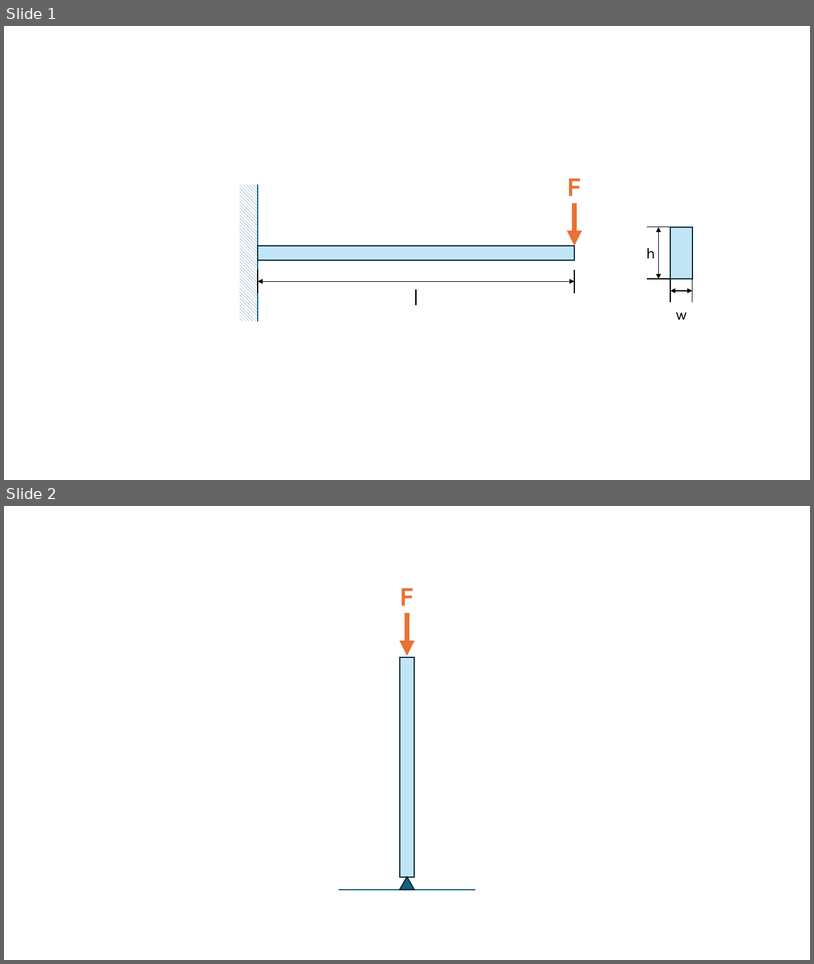
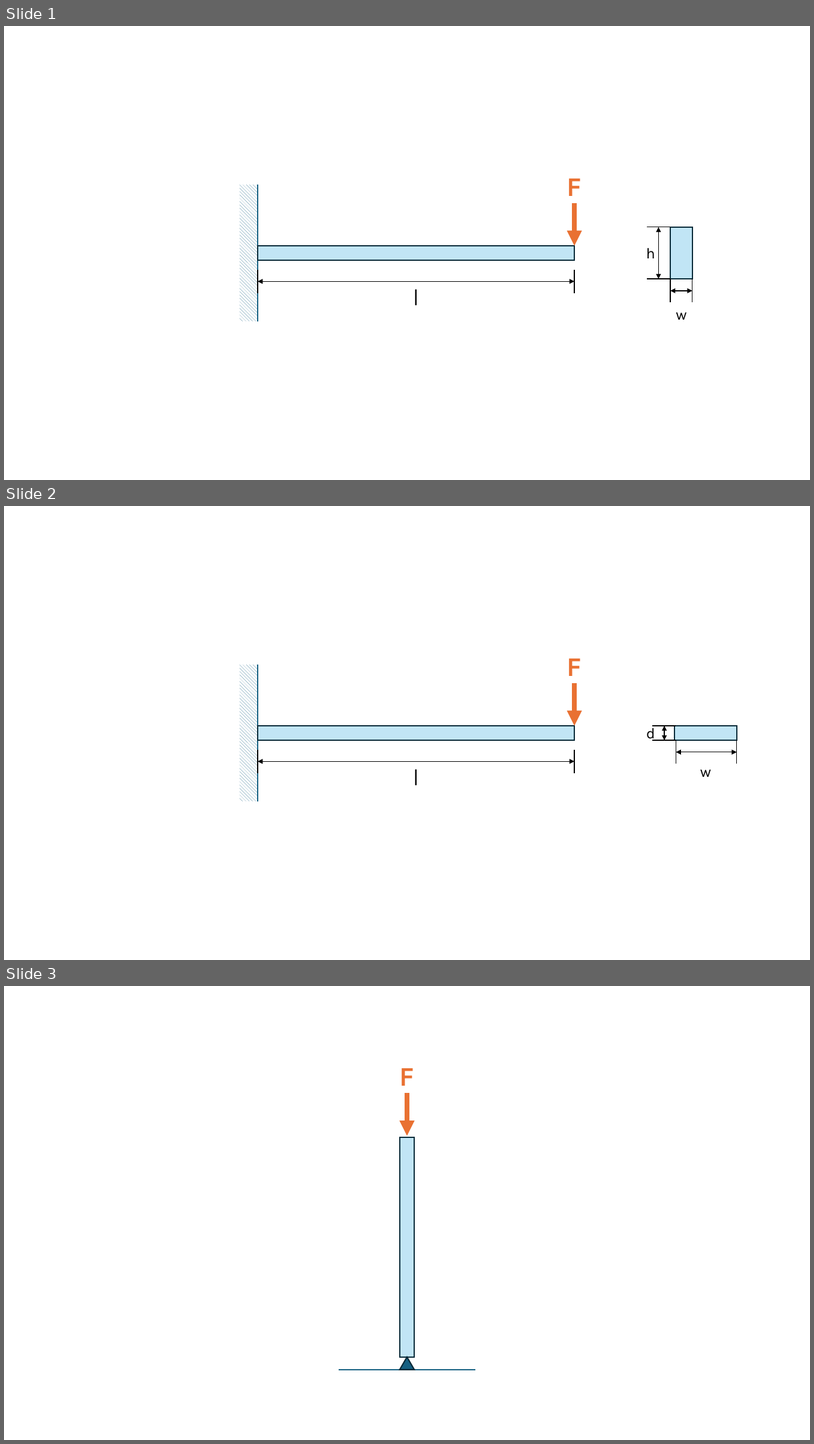
Before and after one commit to holistudio/struct_emcee, a slide deck: assets/fbd.pptx. Shown one above the other, each under a label of ours: slides 1 and 2 before the commit, slides 1, 2 and 3 after it. The pictures are 814x964 and 814x1444 pixels, drawn with LibreOffice and Linux fonts; fonts in the diff are those of the drawing. Boxes give left, top, right and bottom in pixels: in the first picture for what was removed or moved away, otherwise in the second. Text is boxed around its words. In the diff, an @@ line names an element or a change of style, - is before the commit and + after.

```diff
--- a/assets/fbd.pptx
+++ b/assets/fbd.pptx
@@ slide 2 added at [4,506,810,960], background #FFFFFF @@
@@ rectangle added at [240,664,258,801], fill pattern #156082 on #FFFFFF @@
@@ line added from (258, 664) to (258, 801), #156082 1.5 pt @@
@@ text added at [567,658,582,676], 32 pt, text #E97132, bold @@
+F
@@ arrow added from (575, 683) to (575, 726), #E97132 6 pt @@
@@ rectangle added at [258,726,575,740], fill #C1E5F5, outline #092A39 1.5 pt @@
@@ text added at [647,725,656,741], 18 pt, text #000000 @@
+d
@@ line added from (653, 726) to (677, 726), #000000 1 pt @@
@@ double arrow added from (665, 740) to (665, 726), #000000 1 pt @@
@@ rectangle added at [675,726,737,740], fill #C1E5F5, outline #092A39 1.5 pt @@
@@ line added from (258, 749) to (258, 773), #000000 1 pt @@
@@ line added from (575, 749) to (575, 773), #000000 1 pt @@
@@ line added from (653, 740) to (677, 740), #000000 1 pt @@
@@ line added from (677, 740) to (677, 764), #000000 1 pt @@
@@ double arrow added from (677, 752) to (737, 752), #000000 1 pt @@
@@ line added from (737, 740) to (737, 764), #000000 1 pt @@
@@ double arrow added from (258, 761) to (575, 761), #000000 1 pt @@
@@ text added at [414,769,419,785], 28 pt, text #000000 @@
+l
@@ text added at [701,769,711,777], 18 pt, text #000000 @@
+w
@@ what was slide 2 is now slide 3 @@
```
